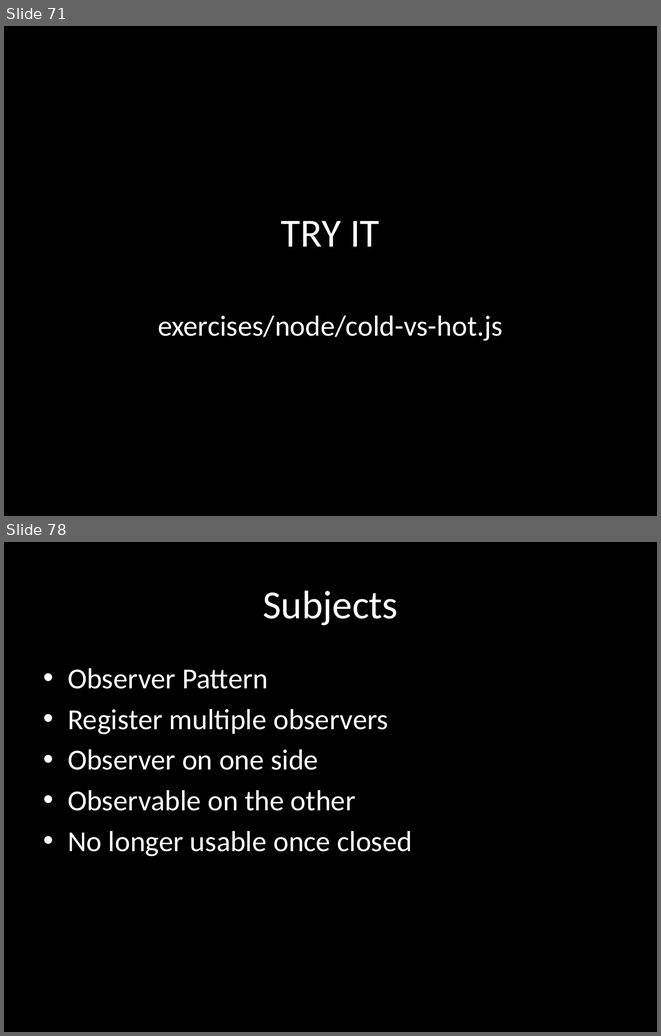
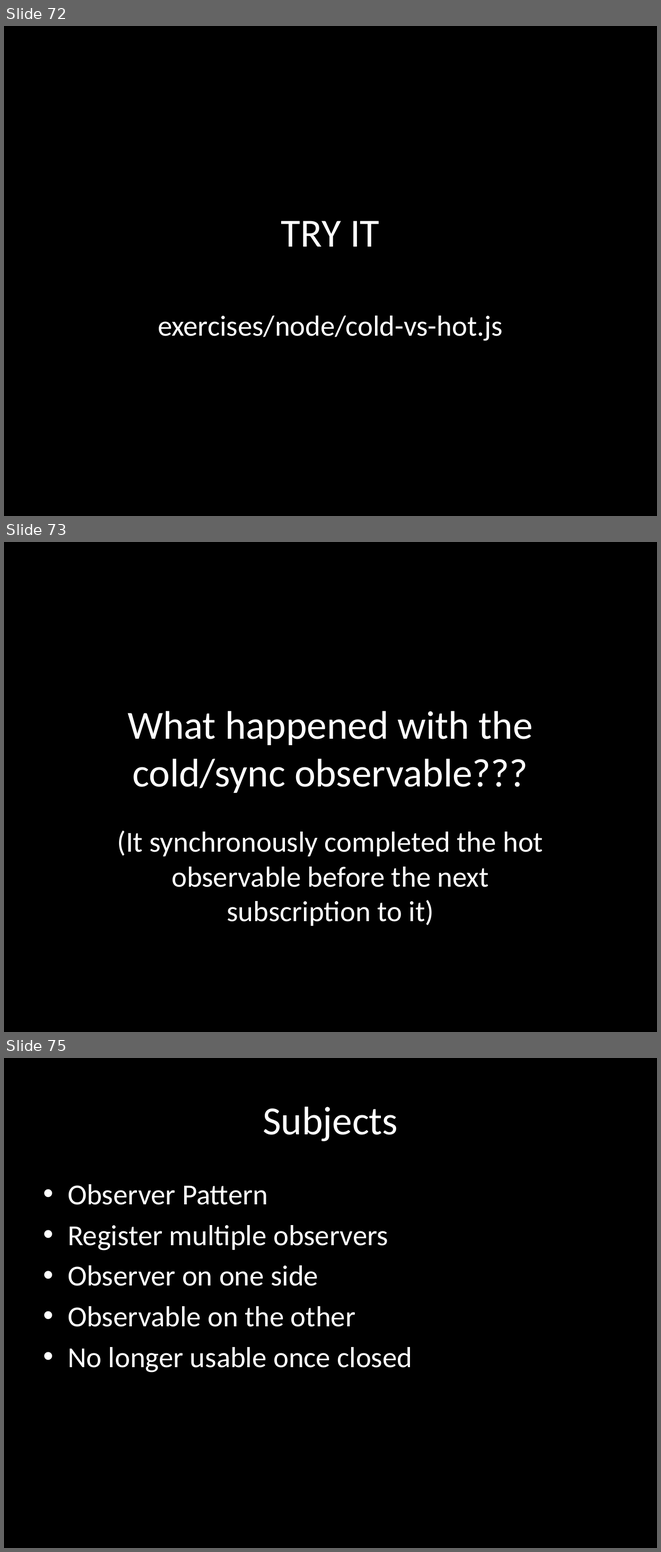
Before and after one commit to benlesh/rxjs-workshop-angular, a slide deck: rxjs-workshop.pptx. Shown one above the other, each under a label of ours: slides 71 and 78 before the commit, slides 72, 73 and 75 after it; the slides between them are not shown. The pictures are 661x1036 and 661x1552 pixels, drawn with LibreOffice and Linux fonts; fonts in the diff are those of the drawing. Boxes give left, top, right and bottom in pixels: in the first picture for what was removed or moved away, otherwise in the second. Text is boxed around its words. In the diff, an @@ line names an element or a change of style, - is before the commit and + after.

```diff
--- a/rxjs-workshop.pptx
+++ b/rxjs-workshop.pptx
@@ slide 73 added at [4, 542, 657, 1032], background #000000 @@
@@ title added at [127, 711, 532, 793], 44 pt, text #FFFFFF @@
+What happened with the cold/sync observable???
@@ subtitle added at [117, 830, 543, 926], 32 pt, text #FFFFFF @@
+(It synchronously completed the hot observable before the next subscription to it)
@@ what was slide 71 is now slide 72 @@
@@ what was slide 78 is now slide 75 @@
```
Also in this commit, not shown: 3 slides changed, 8 other slides added, 5 slides removed, 17 other files.
